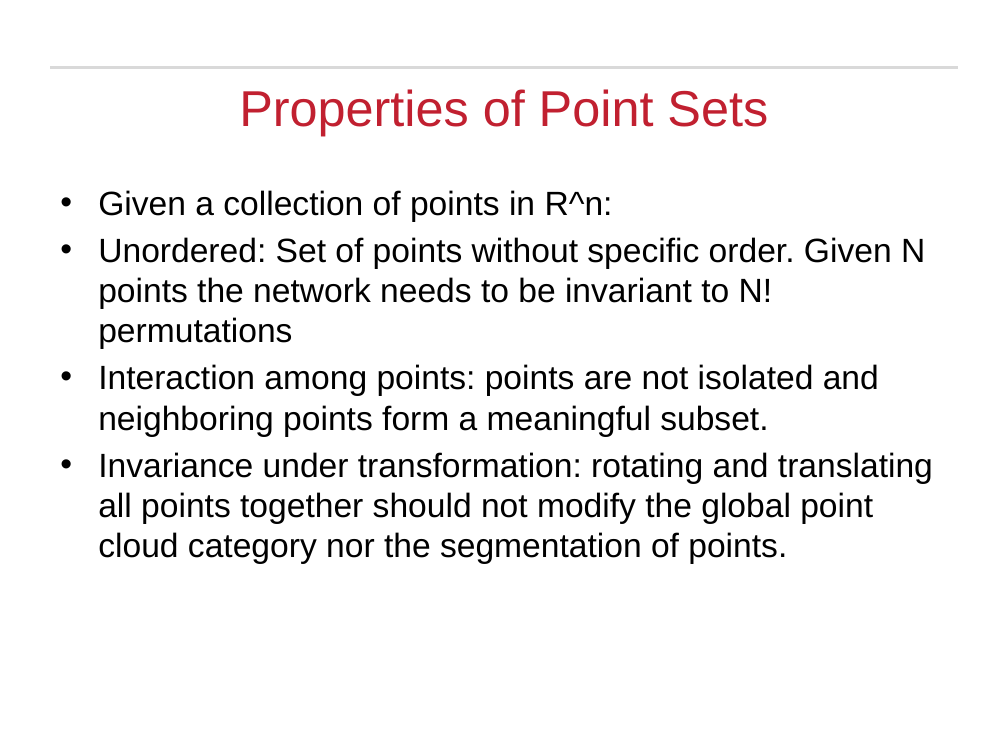
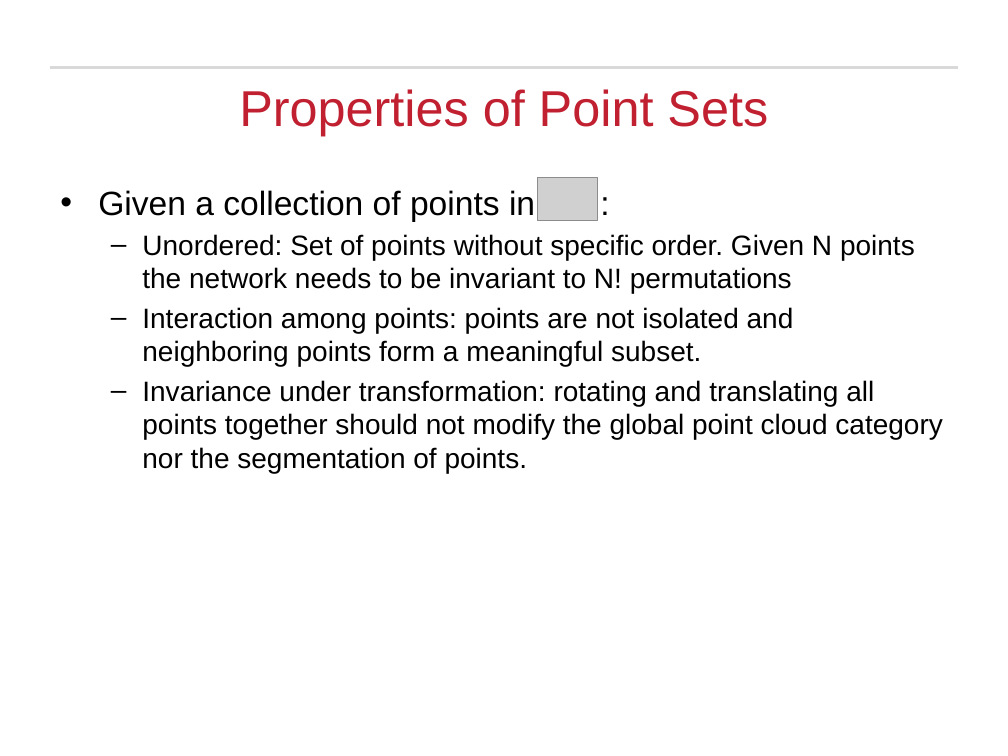
Before and after one commit to Michael-Hodges/PointNet, a slide deck: slide 6 of PowerPoints/EECE7398_Final_Project.pptx. Drawn at 1008x756 pixels with LibreOffice and Linux fonts; fonts in the diff are those of the drawing; grey boxes stand for pictures; background and template pictures are left out. Boxes give left, top, right and bottom in pixels: in the first picture for what was removed or moved away, otherwise in the second. Text is boxed around its words. In the diff, an @@ line names an element or a change of style, - is before the commit and + after.

```diff
--- a/PowerPoints/EECE7398_Final_Project.pptx
+++ b/PowerPoints/EECE7398_Final_Project.pptx
@@ picture added at box(537, 177, 598, 221) @@
@@ text at box(98, 190, 535, 222): text changed @@
-• Given a collection of points in R^n:
+• Given a collection of points in :
@@ text at box(142, 234, 942, 473): size 24 to 20 pt; bullet • to –; list level 1 to 2 in "Unordered: Set of points without ..."; list level 1 to 2 in "Interaction among points: points are ..."; list level 1 to 2 in "Invariance under transformation: rotating and ..." @@
```
Also in this commit, not shown: 17 other slides changed, 3 slides added, 5 slides removed.
